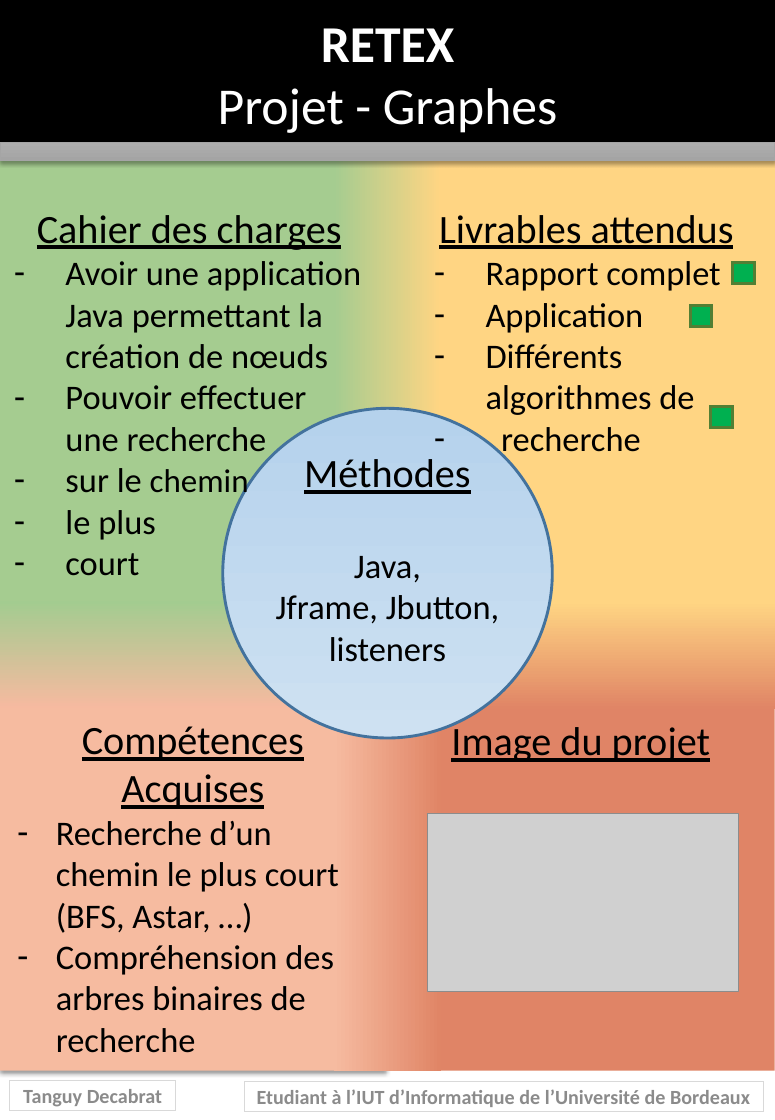
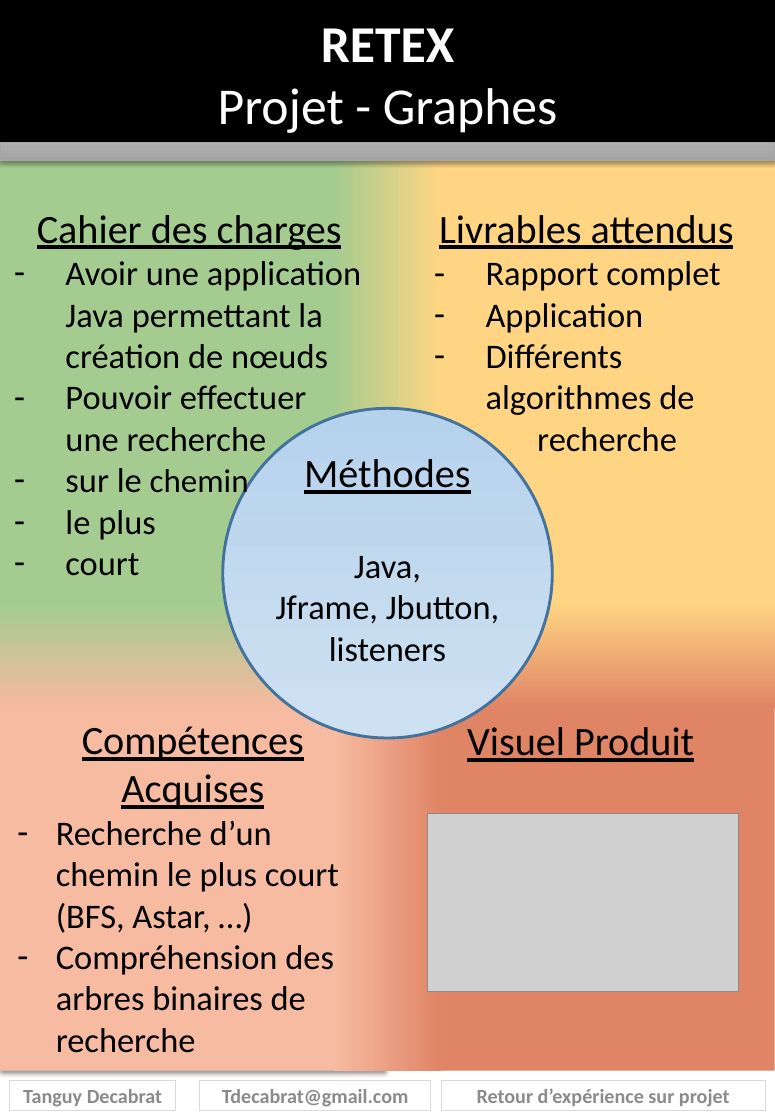
Before and after one commit to TDecabrat/TDecabrat.github.io, a slide deck: slide 9 of assets/Tanguy_Decabrat_S2C_RETEX_PONG.pptx. Drawn at 775x1120 pixels with LibreOffice and Linux fonts; fonts in the diff are those of the drawing; grey boxes stand for pictures. Boxes give left, top, right and bottom in pixels: in the first picture for what was removed or moved away, otherwise in the second. Text is boxed around its words. In the diff, an @@ line names an element or a change of style, - is before the commit and + after.

```diff
--- a/assets/Tanguy_Decabrat_S2C_RETEX_PONG.pptx
+++ b/assets/Tanguy_Decabrat_S2C_RETEX_PONG.pptx
@@ rectangle removed at bbox=[733, 262, 754, 283] @@
@@ rectangle removed at bbox=[690, 305, 712, 326] @@
@@ rectangle removed at bbox=[711, 406, 733, 427] @@
@@ text at bbox=[537, 427, 677, 452]: bullet - to none @@
@@ text at bbox=[467, 727, 694, 762]: text changed @@
-Image du projet
+Visuel Produit
@@ rectangle added at bbox=[199, 1080, 431, 1110], outline #D9D9D9 0 pt, 14 pt, text #8B8B8B, bold @@
+Tdecabrat@gmail.com
@@ rectangle removed at bbox=[244, 1081, 763, 1111] @@
-Etudiant à l’IUT d’Informatique de l’Université de Bordeaux
@@ rectangle added at bbox=[441, 1080, 766, 1110], outline #D9D9D9 0 pt, 14 pt, text #8B8B8B, bold @@
+Retour d’expérience sur projet
```
Also in this commit, not shown: 25 other slides changed, 2 slides added, 36 other files.
